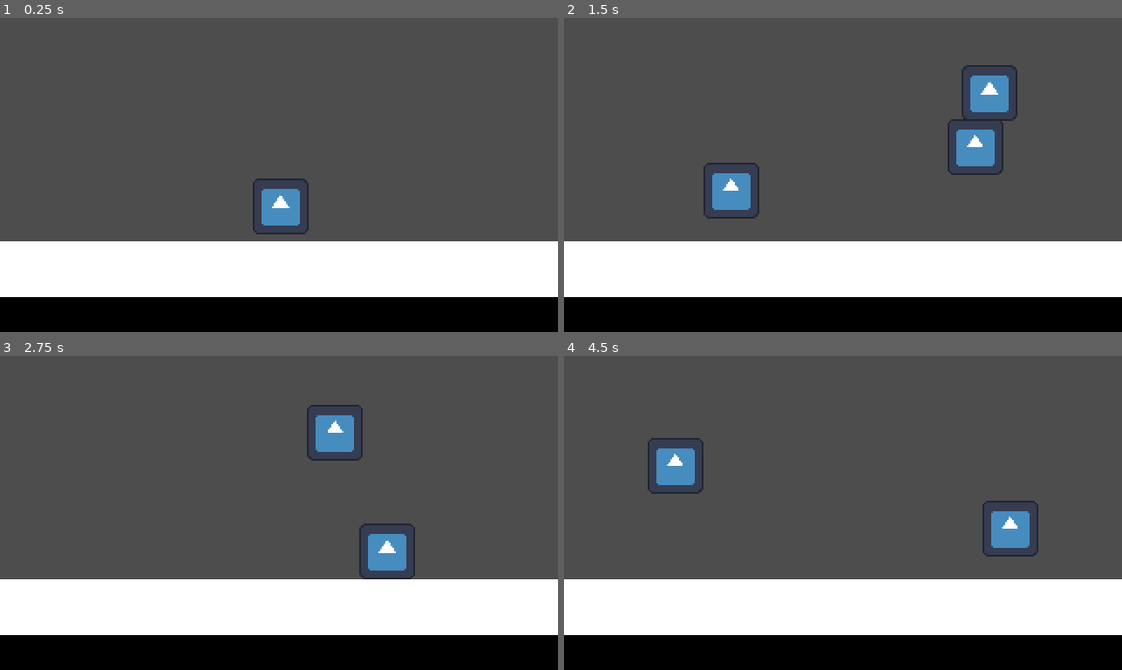
Above: before the commit, frames 1-4 (two rows, left to right).
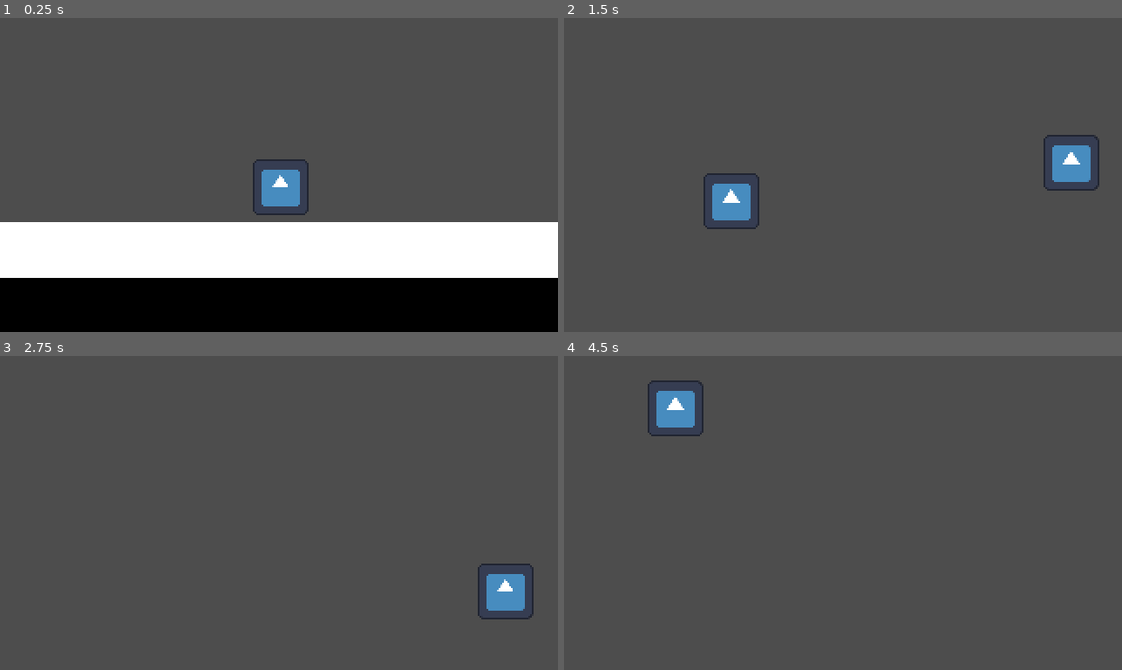
Above: after the commit, the same moments.

Repository: YhagoTomasini/BUbbling_Up
Game: Godot game, scene res://level/level.tscn
Same seed, same stepped clock (60 frames per second), same inputs: the game is played once before the commit and once after it. The engine's default icon, where the game draws it, is replaced by a stand-in: a white triangle on a blue panel in a dark square.
Inputs (mouse positions are in pixels of both pictures, inside the frame that each line leads up to):
- Up to frame 1 (0.25 s): no input
- Up to frame 2 (1.5 s): move the mouse to (965, 159) at 0.52 s; hold D (right) from 0.53 s (still down); click (965, 159) at 0.67 s; tap Space (jump) at 0.77 s; move the mouse to (731, 190) at 1.27 s; click (731, 190) at 1.42 s
- Up to frame 3 (2.75 s): tap Space (jump) at 1.52 s; move the mouse to (334, 443) at 2.02 s; release D (right) at 2.03 s; hold A (left) from 2.03 s (still down); click (334, 443) at 2.17 s
- Up to frame 4 (4.5 s): move the mouse to (815, 575) at 2.77 s; release A (left) at 2.78 s; hold D (right) 2.78-4.28 s; click (815, 575) at 2.92 s; tap Space (jump) at 3.02, 3.77 s; move the mouse to (1010, 560) at 3.52 s; click (1010, 560) at 3.67 s; move the mouse to (675, 465) at 4.27 s; hold A (left) from 4.28 s (still down); click (675, 465) at 4.42 s

The runs differ from the first frame. In frame 1, 13% of the frame differs, in the area x 0-100%, y 45-89%; in frame 2, 33%, in the area x 0-100%, y 15-100%; in frame 3, 31%; in frame 4, 32%.

Commit message:
added bubble effect and camera follow
ainda tem uns bugs, huguera, conserta ai ate eu acordar (de vez em qnd vc pode ficar de pe na bolha sem estourar e o smoothing da camera ta meio miiiiiid)

Diff:
--- a/bubble/bubble.tscn
+++ b/bubble/bubble.tscn
@@ -17,7 +17,9 @@
 scale = Vector2(0.25, 0.25)
 texture = ExtResource("2_kff4k")
 
-[node name="CollisionShape2D" type="CollisionShape2D" parent="bubble"]
+[node name="Area2D" type="Area2D" parent="bubble" groups=["bubble"]]
+
+[node name="CollisionShape2D" type="CollisionShape2D" parent="bubble/Area2D"]
 shape = SubResource("CircleShape2D_sra56")
 
 [node name="FloatComponent" parent="bubble" instance=ExtResource("3_y01sx")]
@@ -25,4 +27,8 @@
 [node name="Timer" type="Timer" parent="bubble"]
 process_callback = 0
 
+[node name="CollisionShape2D" type="CollisionShape2D" parent="bubble"]
+shape = SubResource("CircleShape2D_sra56")
+
+[connection signal="area_entered" from="bubble/Area2D" to="bubble" method="_on_area_2d_area_entered"]
 [connection signal="timeout" from="bubble/Timer" to="bubble" method="_on_timer_timeout"]
--- a/bubble/scripts/bubble.gd
+++ b/bubble/scripts/bubble.gd
@@ -14,3 +14,8 @@
 
 func _on_timer_timeout() -> void:
 	queue_free()
+
+
+func _on_area_2d_area_entered(area: Area2D) -> void:
+	if area.is_in_group("player"):
+		queue_free()
--- /dev/null
+++ b/level/camera.gd
@@ -0,0 +1,20 @@
+extends Camera2D
+
+var target_position = Vector2.ZERO
+var smoothing_speed = 10.0
+var shake_threshold = 2.0
+
+func _ready() -> void:
+	make_current()
+
+func _process(delta: float) -> void:
+	acquire_target()
+	# Adjust only the Y-axis of the global_position
+	if abs(global_position.y - target_position.y) > shake_threshold:
+		global_position.y = lerp(global_position.y, target_position.y, 1.0 - exp(-delta * smoothing_speed))
+
+func acquire_target():
+	var player_nodes = get_tree().get_nodes_in_group("player")
+	if player_nodes.size() > 0:
+		var player = player_nodes[0] as Node2D
+		target_position = player.global_position
--- a/level/level.tscn
+++ b/level/level.tscn
@@ -1,9 +1,10 @@
-[gd_scene load_steps=7 format=4 uid="uid://6ex7gcrym3iy"]
+[gd_scene load_steps=8 format=4 uid="uid://6ex7gcrym3iy"]
 
 [ext_resource type="Script" path="res://scenes/game.gd" id="1_85s83"]
 [ext_resource type="Texture2D" uid="uid://ci8cdfm1yp2ev" path="res://assets/tilemapTest.png" id="1_e30dx"]
 [ext_resource type="PackedScene" uid="uid://dbrw2tmrd27fh" path="res://player/player.tscn" id="1_hvpdy"]
 [ext_resource type="PackedScene" uid="uid://bjkpdgocrjw" path="res://bubble/bubble.tscn" id="3_l42tb"]
+[ext_resource type="Script" path="res://level/camera.gd" id="5_kthyn"]
 
 [sub_resource type="TileSetAtlasSource" id="TileSetAtlasSource_wxg07"]
 texture = ExtResource("1_e30dx")
@@ -44,3 +45,7 @@
 [node name="TileMapLayer" type="TileMapLayer" parent="."]
 tile_map_data = PackedByteArray("AAAAAAUAAQAAAAAAAAABAAUAAQAAAAAAAAACAAUAAQAAAAAAAAADAAUAAQAAAAAAAAAEAAUAAQAAAAAAAAAFAA …(240 unchanged characters)…
 tile_set = SubResource("TileSet_hrven")
+
+[node name="Camera2D" type="Camera2D" parent="."]
+position = Vector2(160, 102)
+script = ExtResource("5_kthyn")
--- a/player/player.tscn
+++ b/player/player.tscn
@@ -15,3 +15,10 @@
 
 [node name="CollisionShape2D" type="CollisionShape2D" parent="."]
 shape = SubResource("CapsuleShape2D_12g20")
+
+[node name="Area2D" type="Area2D" parent="." groups=["player"]]
+
+[node name="CollisionShape2D" type="CollisionShape2D" parent="Area2D"]
+shape = SubResource("CapsuleShape2D_12g20")
+
+[connection signal="area_entered" from="Area2D" to="." method="_on_area_2d_area_entered"]
--- a/player/scripts/player.gd
+++ b/player/scripts/player.gd
@@ -20,3 +20,10 @@
 
 func jump(force):
 	velocity.y = -force
+
+
+func _on_area_2d_area_entered(area: Area2D) -> void:
+	if area.is_in_group("bubble"):
+		var force_direction = sign(velocity.x) * -1
+		velocity.x = 300 * force_direction
+		velocity.y = -300
--- a/scenes/game.gd
+++ b/scenes/game.gd
@@ -7,26 +7,23 @@
 
 func _input(event: InputEvent) -> void:
 	if event is InputEventMouseButton and event.button_index == MOUSE_BUTTON_LEFT and event.pressed:
-		spawn_bubble(event.position)
+		var world_position = get_global_mouse_position()
+		spawn_bubble(world_position)
 		print(current_bubbles)
 
 func spawn_bubble(position: Vector2) -> void:
-	# Check if the number of bubbles has reached the limit
 	if current_bubbles.size() >= max_bubbles:
-		var oldest_bubble = current_bubbles[0] # Get the first bubble in the array
+		var oldest_bubble = current_bubbles[0]
 		if is_instance_valid(oldest_bubble):
-			oldest_bubble.queue_free() # Remove it from the scene tree
-		current_bubbles.remove_at(0) # Remove it from the tracking array
+			oldest_bubble.queue_free()
+		current_bubbles.remove_at(0)
 
-	# Instantiate the bubble
 	var bubble = bubble_scene.instantiate()
 	add_child(bubble)
 	bubble.position = position
 
-	# Add the bubble to the tracking array
 	current_bubbles.append(bubble)
 
-	# Connect the bubble's "tree_exited" signal to remove it from the array when it gets freed
 	bubble.connect("tree_exited", Callable(self, "_on_bubble_removed"))
 
 func _on_bubble_removed(node: Node) -> void:
